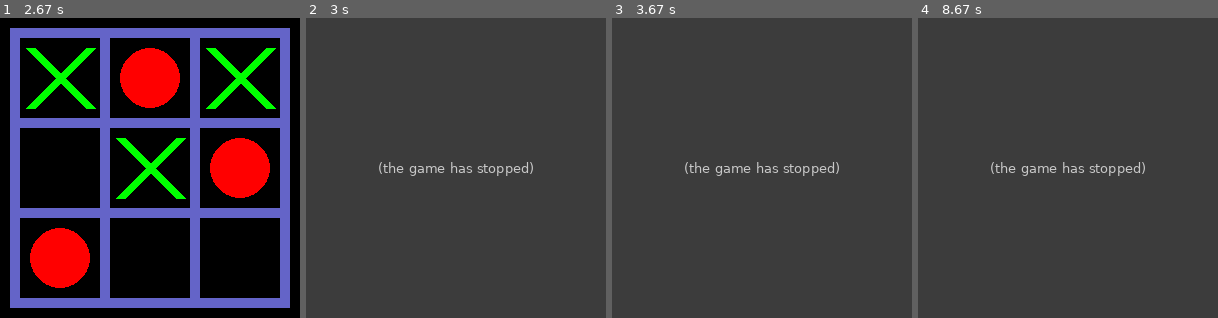
Above: before the commit, frames 1-4 (left to right).
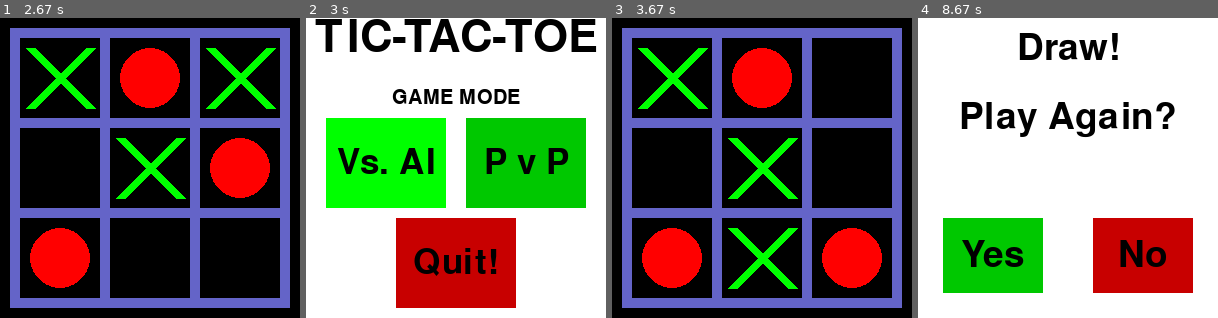
Above: after the commit, the same moments.

Repository: RITESHMOHAPATRA/TIC-TAC-TOE
Game: pygame game, started from Python/pygame1.py
Same seed, same stepped clock (60 frames per second), same inputs: the game is played once before the commit and once after it. The source is Python 2; it was converted automatically to run under Python 3.
Inputs (mouse positions are in pixels of both pictures, inside the frame that each line leads up to):
- Up to frame 1 (2.67 s): press the mouse at (219, 162) at 0.37 s; move the mouse to (138, 201) at 0.47 s; release the mouse at (57, 237) at 0.6 s; press the mouse at (240, 78) at 0.7 s; move the mouse to (144, 87) at 0.8 s; release the mouse at (48, 96) at 0.93 s; press the mouse at (240, 78) at 2.53 s; move the mouse to (237, 177) at 2.63 s
- Up to frame 2 (3 s): release the mouse at (540, 276) at 2.77 s; press the mouse at (381, 255) at 2.87 s; move the mouse to (411, 156) at 2.97 s
- Up to frame 3 (3.67 s): release the mouse at (747, 57) at 3.1 s; press the mouse at (837, 255) at 3.2 s; move the mouse to (786, 225) at 3.3 s; release the mouse at (735, 198) at 3.43 s; press the mouse at (672, 78) at 3.53 s; move the mouse to (729, 114) at 3.63 s
- Up to frame 4 (8.67 s): release the mouse at (1092, 150) at 3.77 s; press the mouse at (978, 168) at 8.37 s; move the mouse to (1077, 123) at 8.47 s; release the mouse at (1179, 81) at 8.6 s

Frame 1 is identical in both runs. In frame 2, 100% of the frame differs, in the area x 0-100%, y 0-100%; in frame 3, 100%; in frame 4, 100%.
Before the commit the program exited at 2.78 s; later frames show no game.

Commit message:
Addition of "Are you sure?" quit menu.

Diff:
--- a/Python/pygame1.py
+++ b/Python/pygame1.py
@@ -32,8 +32,8 @@
   			PVPplay()
   			intro = False
   		if(click[0] == 1 and 210>mouse[0]>90 and 290>mouse[1]>200):
-  			pygame.quit()
-  			quit()
+  			quitmenu()
+  			intro = False
 
 def game_end(value):
 
@@ -54,8 +54,31 @@
   			game_intro()
   			end = False
   		if(click[0] == 1 and 275>mouse[0]>175 and 275>mouse[1]>200):
-  			pygame.quit()
-  			quit()
+  			quitmenu()
+  			end = False
+
+def quitmenu():
+ 	end = True
+
+	while end:
+		mouse = pygame.mouse.get_pos()
+	  	click = pygame.mouse.get_pressed()
+
+	  	for event in pygame.event.get():
+	  		if event.type == pygame.QUIT:
+	  			pygame.quit()
+	  			quit()
+	  	board.quit_menu(mouse[0],mouse[1])
+	  	pygame.display.flip()
+	  	pygame.display.update()
+	  	if(click[0] == 1 and 125>mouse[0]>25 and 275>mouse[1]>200):
+	  		game_intro()
+	  		end = False
+	  	if(click[0] == 1 and 275>mouse[0]>175 and 275>mouse[1]>200):
+	  		pygame.quit()
+	  		quit()
+
+
 
 def game_mode():
 
--- a/Python/tictactoe.py
+++ b/Python/tictactoe.py
@@ -328,3 +328,36 @@
         rect4 = text4.get_rect()
         rect4.center = (225,237)
         self.screen.blit(text4,rect4)
+
+    def quit_menu(self,x,y):
+        self.screen.fill(self.white)
+        surface_size = self.screen.get_height()
+        font = pygame.font.Font('freesansbold.ttf', surface_size/8)
+        text = 'Are You Sure?'
+        text = font.render(text, True,self.black, self.white)
+        rect = text.get_rect()
+        rect.center = (surface_size / 2, 30)
+        self.screen.blit(text, rect)
+
+        # text2 = font.render("Play Again?", True,self.black,self.white)
+        # rect2 = text2.get_rect()
+        # rect2.center = (surface_size/2,100)
+        # self.screen.blit(text2,rect2)
+
+        if 125 > x > 25 and 275 > y > 200:
+            pygame.draw.rect(self.screen, self.bright_green,(25,200,100,75))
+        else:
+            pygame.draw.rect(self.screen, self.green,(25,200,100,75))
+        if 275 > x > 175 and 275 > y > 200:
+            pygame.draw.rect(self.screen, self.bright_red,(175,200,100,75))
+        else:
+            pygame.draw.rect(self.screen, self.red,(175,200,100,75))
+
+        text3 = font.render('Back!', True, self.black)
+        rect3 = text3.get_rect()
+        rect3.center = (75,237)
+        self.screen.blit(text3,rect3)
+        text4 = font.render('Quit!', True, self.black)
+        rect4 = text4.get_rect()
+        rect4.center = (225,237)
+        self.screen.blit(text4,rect4)
